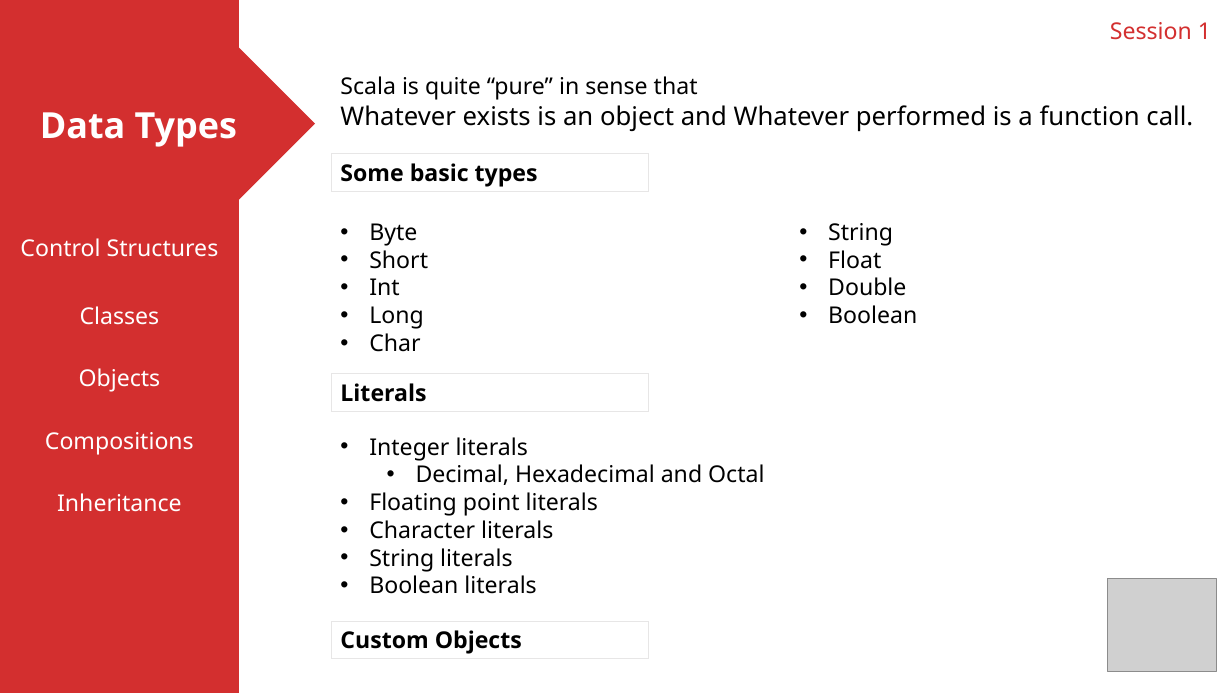
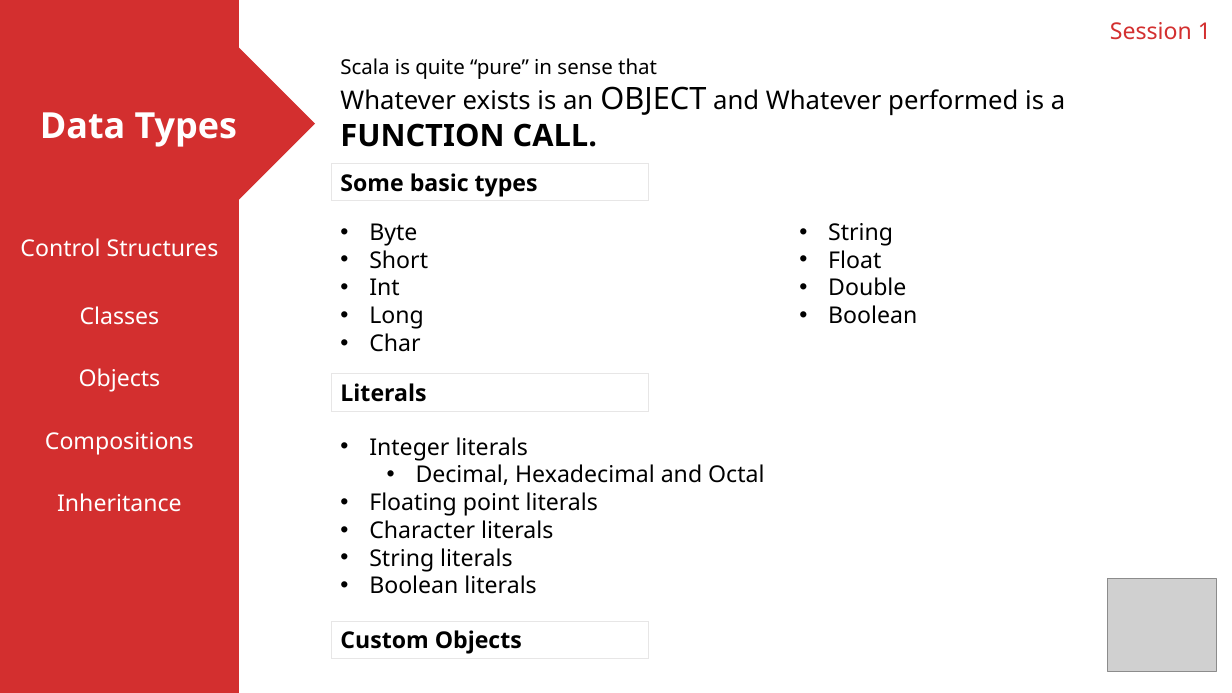
Before and after one commit to ShubhamWanne-zz/Scala-Read-Guide, a slide deck: slide 7 of Presentation1.pptx (slide 9 before the commit). Drawn at 1232x693 pixels with LibreOffice and Linux fonts; fonts in the diff are those of the drawing; grey boxes stand for pictures. Boxes give left, top, right and bottom in pixels: in the first picture for what was removed or moved away, otherwise in the second. Text is boxed around its words. In the diff, an @@ line names an element or a change of style, - is before the commit and + after.

```diff
--- a/Presentation1.pptx
+++ b/Presentation1.pptx
@@ text "Scala is quite “pure” in ...": place and size @@
-text "Scala is quite “pure” in ..." at (340, 76, 1193, 131)
+text "Scala is quite “pure” in ..." at (340, 58, 1065, 147)
@@ text at (340, 58, 657, 79): size 18 to 16 pt in "Scala is quite “pure” in sense that" @@
@@ text at (340, 86, 1065, 147): text changed @@
-Whatever exists is an object and Whatever performed is a function call.
+Whatever exists is an OBJECT and Whatever performed is a FUNCTION CALL.
@@ rectangle "Some basic types": place and size @@
-rectangle "Some basic types" at (332, 154, 649, 191)
+rectangle "Some basic types" at (332, 164, 649, 201)
```
Also in this commit, not shown: 7 other slides changed, 2 slides added, 2 slides removed.
